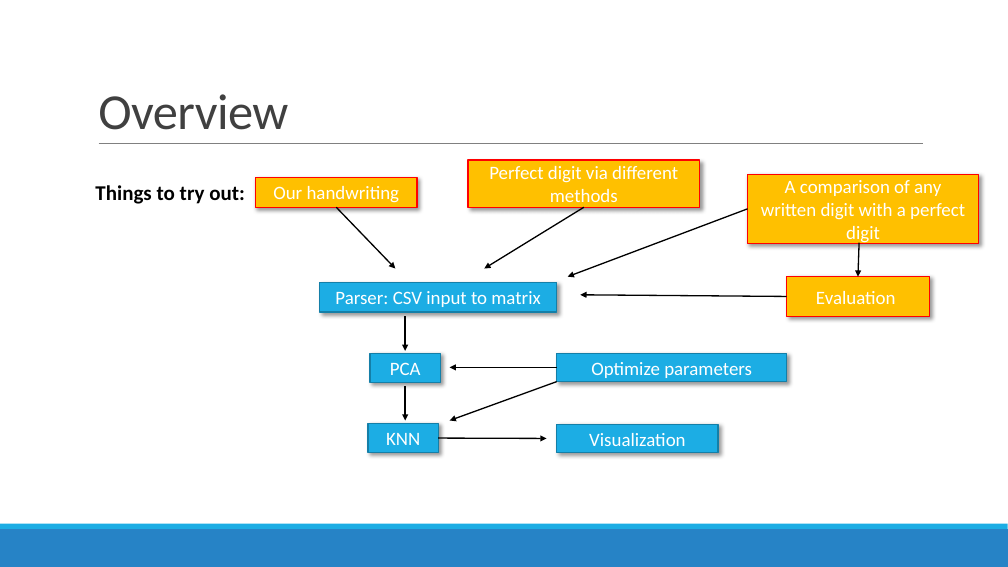
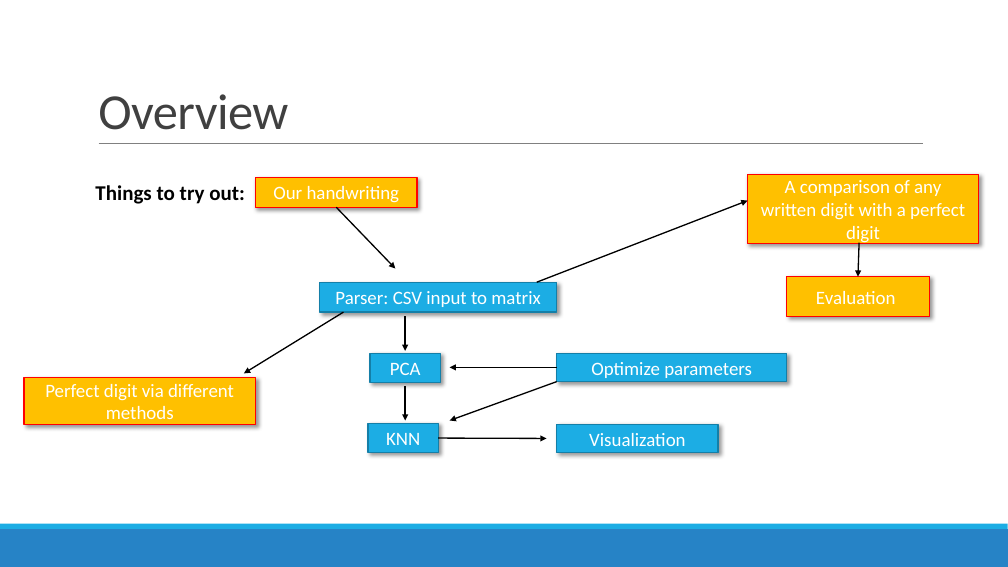
Before and after one commit to datascience-mobi/project-03-group-01, a slide deck: slide 8 of Vortrag1.pptx. Drawn at 1008x567 pixels with LibreOffice and Linux fonts; fonts in the diff are those of the drawing. Boxes give left, top, right and bottom in pixels: in the first picture for what was removed or moved away, otherwise in the second. Text is boxed around its words. In the diff, an @@ line names an element or a change of style, - is before the commit and + after.

```diff
--- a/Vortrag1.pptx
+++ b/Vortrag1.pptx
@@ arrow moved from (748, 209) - (568, 277) to (537, 282) - (748, 200) @@
@@ arrow removed from (787, 296) to (581, 295) @@
@@ arrow moved from (584, 207) - (485, 268) to (343, 312) - (244, 374) @@
@@ rectangle "Perfect digit via different methods": place and size @@
-rectangle "Perfect digit via different methods" at (468, 160, 699, 207)
+rectangle "Perfect digit via different methods" at (24, 377, 256, 424)
```
